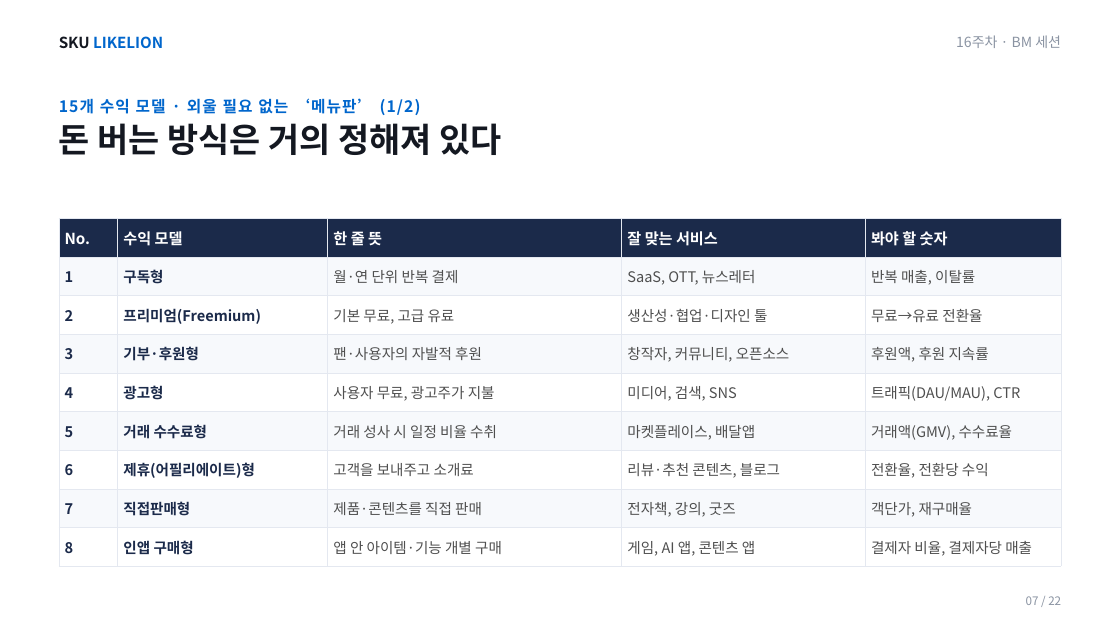
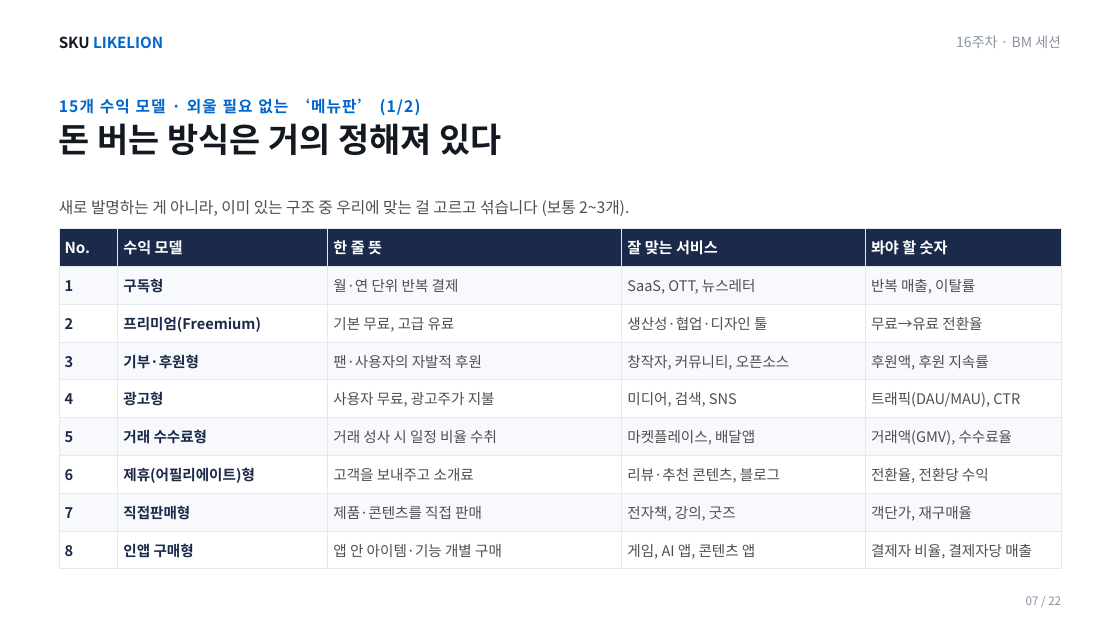
Before and after one commit to SKUnohtaekyung/BM, a slide deck: slide 7 of 슬라이드/BM_16주차_강의덱.pptx. Drawn at 1120x630 pixels with LibreOffice and Linux fonts; fonts in the diff are those of the drawing. Boxes give left, top, right and bottom in pixels: in the first picture for what was removed or moved away, otherwise in the second. Text is boxed around its words. In the diff, an @@ line names an element or a change of style, - is before the commit and + after.

```diff
--- a/슬라이드/BM_16주차_강의덱.pptx
+++ b/슬라이드/BM_16주차_강의덱.pptx
@@ text added at [59, 200, 629, 216], 13.5 pt, text #4F4F4F @@
+새로 발명하는 게 아니라, 이미 있는 구조 중 우리에 맞는 걸 고르고 섞습니다 (보통 2~3개).
@@ table: place and size @@
-table at [59, 218, 1061, 560]
+table at [59, 229, 1061, 563]
```
Also in this commit, not shown: 14 other slides changed, 1 other file.
